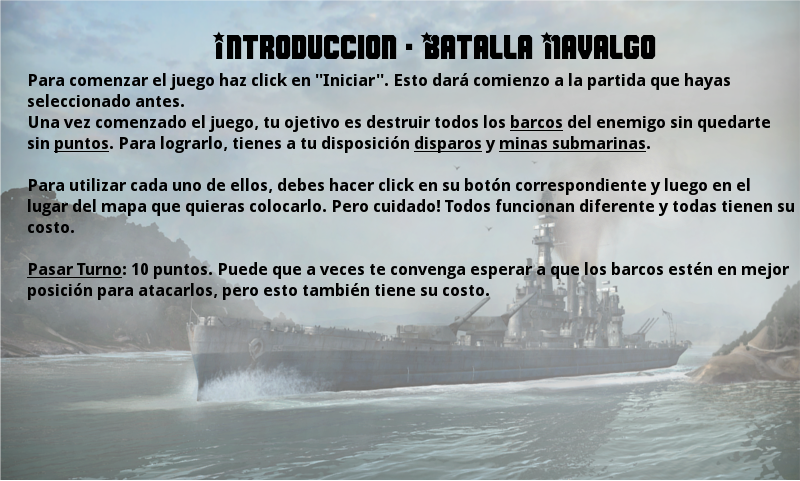
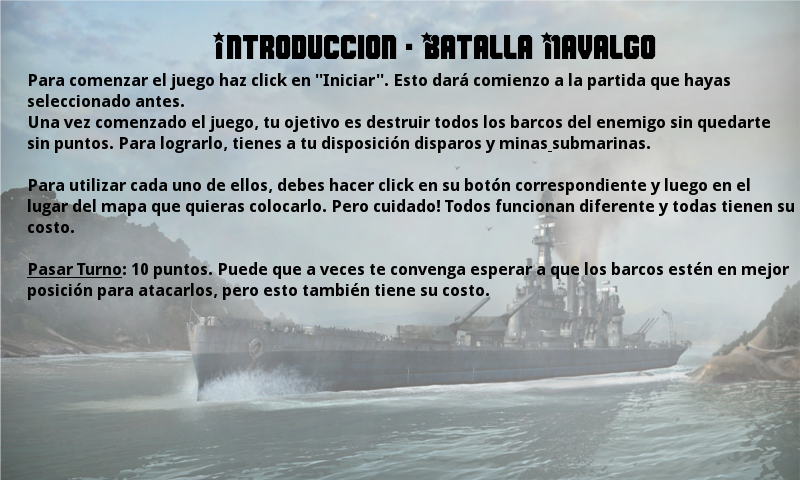
Before/after of a 800×481 layered artwork. What changed in the layer stack:
painted on "Para comenzar el juego haz cli..." over <box>54,130,646,152</box>
